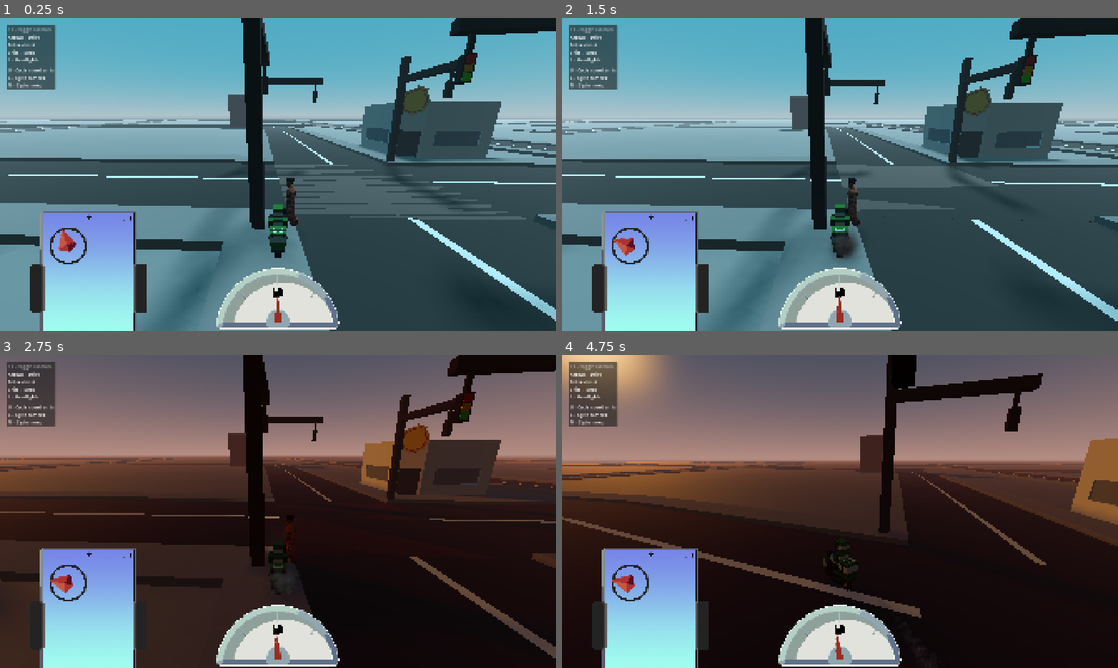
Above: before the commit, frames 1-4 (two rows, left to right).
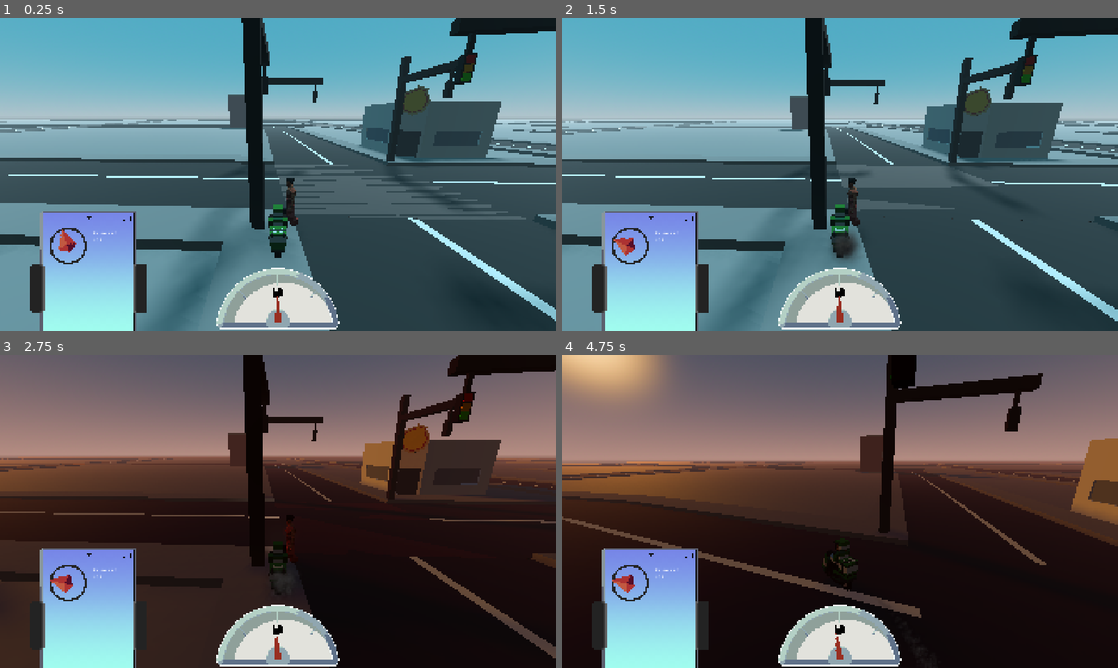
Above: after the commit, the same moments.

Repository: aunpyz0/gig
Game: Godot game, scene res://town/town_scene.tscn
Same seed, same stepped clock (60 frames per second), same inputs: the game is played once before the commit and once after it.
Inputs (mouse positions are in pixels of both pictures, inside the frame that each line leads up to):
- Up to frame 1 (0.25 s): no input
- Up to frame 2 (1.5 s): move the mouse to (962, 158) at 0.52 s; hold D (turn_right) 0.53-1.28 s; hold Shift (boost) 0.53-1.28 s; click (962, 158) at 0.67 s; move the mouse to (728, 190) at 1.27 s; hold Escape (back) from 1.28 s (still down); tap C (cycle_camera) at 1.35 s
- Up to frame 3 (2.75 s): move the mouse to (333, 442) at 2.02 s; release Escape (back) at 2.03 s; hold D (turn_right) from 2.03 s (still down); hold M (cycle_mood) from 2.03 s (still down)
- Up to frame 4 (4.75 s): move the mouse to (812, 574) at 2.77 s; release D (turn_right) at 2.78 s; release M (cycle_mood) at 2.78 s; hold W (accelerate) 2.78-3.53 s; tap H (honk) at 2.85 s; click (812, 574) at 2.92 s; move the mouse to (1006, 558) at 3.52 s; hold L (toggle_headlights) 3.53-4.28 s; hold A (turn_left) from 3.53 s (still down); move the mouse to (673, 464) at 4.27 s; tap Shift (boost) at 4.35 s

The runs differ from the first frame. In frame 1, 2.0% of the frame differs, in the area x 1-61%, y 2-99%; in frame 2, 2.0%; in frame 3, 1.8%; in frame 4, 1.9%.

Commit message:
Add bank account and display balance

Diff:
--- /dev/null
+++ b/class/bank_account.gd
@@ -0,0 +1,22 @@
+class_name BankAccount
+
+var _balance: int
+
+var balance: int:
+	get:
+		return _balance
+
+func _init(initial_balance: int) -> void:
+	_balance = initial_balance
+
+func deposit(amount: int) -> void:
+	assert(amount >= 0, "Amount must not be negative!")
+	_balance += amount
+
+func withdraw(amount: int) -> bool:
+	assert(amount >= 0, "Amount must not be negative!")
+	if (_balance >= amount):
+		_balance -= amount
+		return true
+	else:
+		return false
--- a/phone/myphone.gd
+++ b/phone/myphone.gd
@@ -1,16 +1,24 @@
 extends Control
 
 @onready var compass: Control = %CompassControl
+@onready var balance_text: RichTextLabel = %Balance
 var _owner: Node3D
 var _target: Node3D
+var _bank_account: BankAccount
 
 # Called when the node enters the scene tree for the first time.
 func _ready() -> void:
-	pass
-
+	balance_text.clear()
+	balance_text.push_bold()
+	balance_text.add_text("Balance: ")
+	balance_text.pop()
+	balance_text.add_text("NaN")
 
 # Called every frame. 'delta' is the elapsed time since the previous frame.
 func _process(delta: float) -> void:
+	if (_bank_account != null):
+		_uppdate_balance()
+
 	if (_owner == null):
 		return
 
@@ -27,3 +35,13 @@
 
 func track(target: Marker) -> void:
 	_target = target
+
+func track_balance(bank_account: BankAccount) -> void:
+	_bank_account = bank_account
+
+func _uppdate_balance() -> void:
+	balance_text.clear()
+	balance_text.push_bold()
+	balance_text.add_text("Balance: ")
+	balance_text.pop()
+	balance_text.add_text(str(_bank_account.balance))
--- a/phone/myphone.tscn
+++ b/phone/myphone.tscn
@@ -3,6 +3,7 @@
 [ext_resource type="Texture2D" uid="uid://brc6tmifrruc4" path="res://phone/myphone-17-plus-ultra.png" id="1_75hpb"]
 [ext_resource type="Script" uid="uid://bow8inaeiyf33" path="res://phone/myphone.gd" id="1_bf2e3"]
 [ext_resource type="Texture2D" uid="uid://cnq4b834i4oed" path="res://phone/compass.png" id="2_bf2e3"]
+[ext_resource type="FontFile" uid="uid://cgwn3p3itcwwd" path="res://5x7-pixel-monospace.otf" id="4_6tmjn"]
 
 [node name="Myphone" type="Control" unique_id=1695972050]
 layout_mode = 3
@@ -29,3 +30,22 @@
 [node name="Compass" type="Sprite2D" parent="CompassControl" unique_id=743019116]
 scale = Vector2(0.9, 0.9)
 texture = ExtResource("2_bf2e3")
+
+[node name="Control" type="Control" parent="." unique_id=603327933]
+anchors_preset = 0
+offset_left = 334.0
+offset_top = 728.0
+offset_right = 334.0
+offset_bottom = 728.0
+
+[node name="Balance" type="RichTextLabel" parent="Control" unique_id=756711315]
+unique_name_in_owner = true
+layout_mode = 0
+offset_left = -12.0
+offset_right = 108.0
+offset_bottom = 120.0
+theme_override_fonts/normal_font = ExtResource("4_6tmjn")
+theme_override_fonts/bold_font = ExtResource("4_6tmjn")
+theme_override_font_sizes/normal_font_size = 24
+theme_override_font_sizes/bold_font_size = 24
+bbcode_enabled = true
--- a/project.godot
+++ b/project.godot
@@ -203,6 +203,7 @@
 
 [rendering]
 
+textures/canvas_textures/default_texture_filter=0
 textures/vram_compression/import_etc2_astc=true
 lights_and_shadows/directional_shadow/size=8192
 lights_and_shadows/directional_shadow/soft_shadow_filter_quality=3
--- a/town/town_scene.gd
+++ b/town/town_scene.gd
@@ -49,6 +49,7 @@
 	%Speedometer.car_body = car_body
 	%InstancePos.add_child(car)
 	%Myphone.poweron(car_body)
+	%Myphone.track_balance(car_body.bank_account)
 	%Fuel.watch(car_body)
 
 	# Ensure headlights are toggled on automatically according to the initial mood.
--- a/town/town_scene.tscn
+++ b/town/town_scene.tscn
@@ -260,6 +260,7 @@
 unique_name_in_owner = true
 
 [node name="GameUI" type="VBoxContainer" parent="." unique_id=870721625]
+visible = false
 offset_left = 24.0
 offset_top = 24.0
 offset_right = 168.0
--- a/town/world.gd
+++ b/town/world.gd
@@ -50,7 +50,8 @@
 		var marker: Marker = _marker.instantiate()
 		rf.add_child(marker)
 		var refuel: Callable = func (_m: Marker, c: Car) -> void:
-			c.refuel()
+			if c.bank_account.withdraw(42):
+				c.refuel()
 		marker.reached.connect(refuel)
 
 # Called every frame. 'delta' is the elapsed time since the previous frame.
--- a/vehicles/vehicle.gd
+++ b/vehicles/vehicle.gd
@@ -15,6 +15,7 @@
 	get:
 		return _gas / _gas_max_seconds
 
+var bank_account := BankAccount.new(120)
 var previous_speed := linear_velocity.length()
 var turbo_active := false
 var headlights_active := false
@@ -32,6 +33,7 @@
 
 func _physics_process(delta: float) -> void:
 	if (_gas <= 0):
+		linear_velocity = Vector3.ZERO
 		return
 
 	_steer_target = Input.get_axis(&"turn_right", &"turn_left")
Binary file added: 5x7-pixel-monospace.otf
Not shown, added: 5x7-pixel-monospace.otf.import
Not shown, added: class/bank_account.gd.uid
